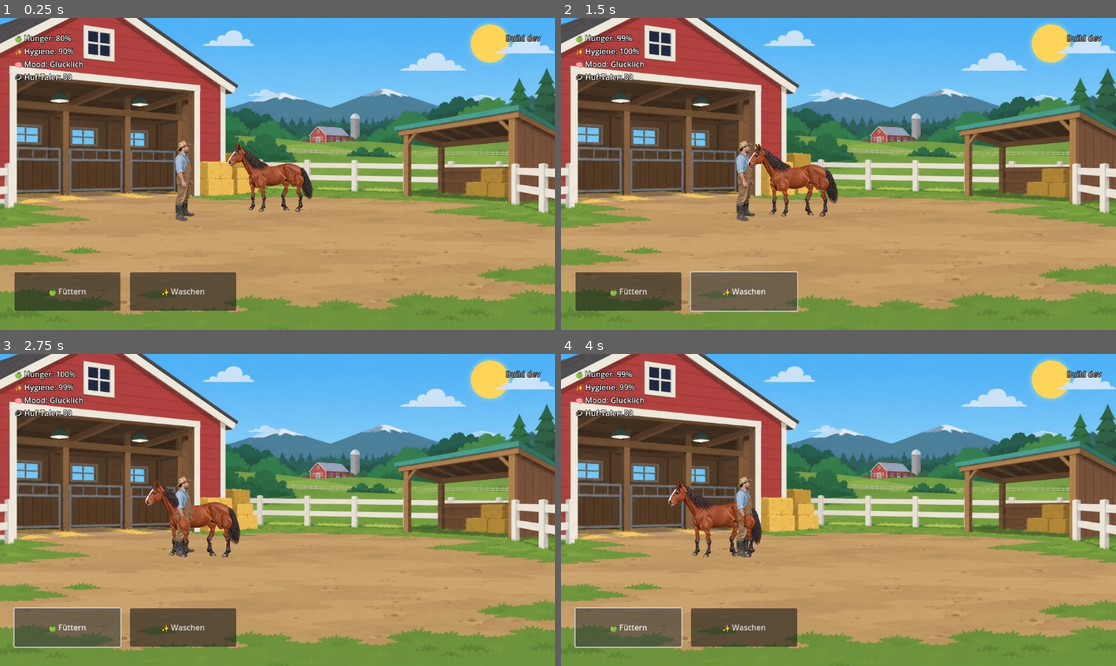
Above: before the commit, frames 1-4 (two rows, left to right).
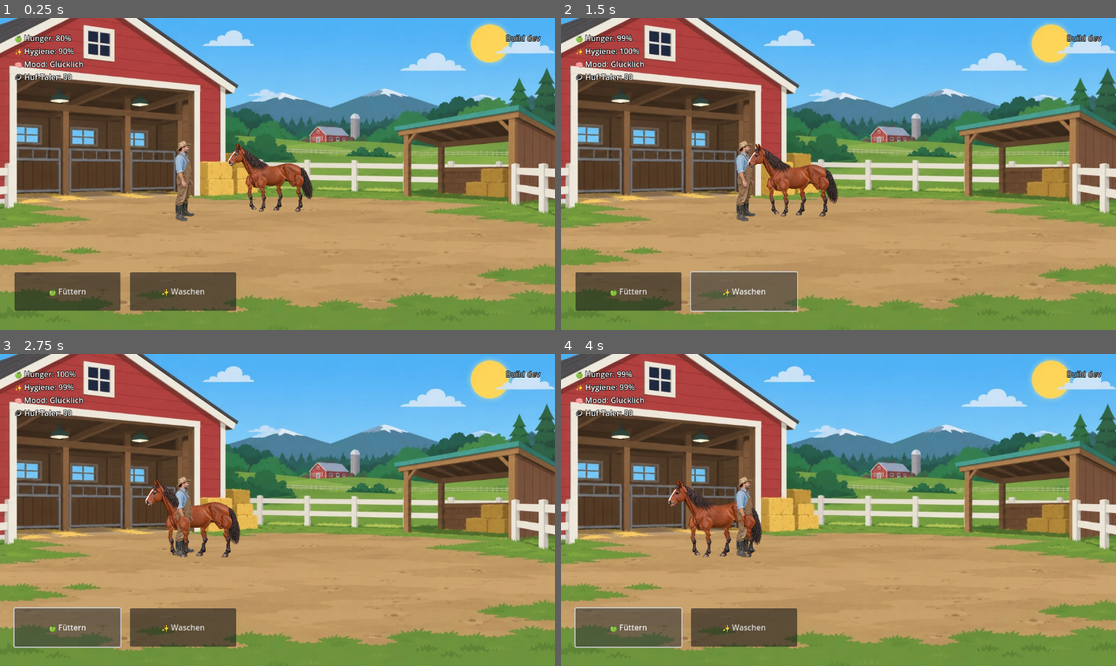
Above: after the commit, the same moments.

Repository: marceldubrig-hash/Pferd-und-Steve
Game: Godot game, scene res://scenes/main.tscn
The game is run twice, just before and just after one commit, with the same random seed, the same clock (stepped at 60 frames per second) and the same inputs.
Inputs:
- Up to frame 1 (0.25 s): no input
- Up to frame 2 (1.5 s): click "🍏 Füttern" at 0.5 s; click "✨ Waschen" at 1.25 s
- Up to frame 3 (2.75 s): click "🍏 Füttern" at 2 s
- Up to frame 4 (4 s): click "✨ Waschen" at 2.75 s; click "🍏 Füttern" at 3.5 s

The runs differ from the first frame. In frame 1, 0.2% of the frame differs, in the area x 44-53%, y 50-62%; in frame 2, 0.3%; in frame 3, 0.3%; in frame 4, 0.3%, in the area x 22-32%, y 51-66%.

Commit message:
Fix far-side legs mounted backwards
Both far legs (HindFar, FrontFar) used the sheets' right-column chains,
which are authored as the opposite-side view: their hock/knee bulges and
hooves face the other way than the near chains. In the assembled rig the
far legs therefore bent forwards - most visible on the far hind leg.

Mirror each far leg chain once at its leg root (scale.x = -0.5, same
mechanism as the whole-rig LEFT/RIGHT mirror) and shift the root x so the
hoof keeps its ground position. Negate the six far-leg walk rotation
tracks so the mirrored chains keep swinging in their diagonal pairs.

No asset bytes changed; transforms and animation values only.

Diff:
--- a/scenes/horse_cutout_rig.tscn
+++ b/scenes/horse_cutout_rig.tscn
@@ -367,7 +367,7 @@
 "times": PackedFloat32Array(0, 0.34, 0.64, 0.94, 1.2),
 "transitions": PackedFloat32Array(1, 1, 1, 1, 1),
 "update": 0,
-"values": [0.0, 0.0872665, 0.0, -0.0698132, 0.0]
+"values": [0.0, -0.0872665, 0.0, 0.0698132, 0.0]
 }
 tracks/2/type = "value"
 tracks/2/imported = false
@@ -379,7 +379,7 @@
 "times": PackedFloat32Array(0, 0.3, 0.6, 0.9, 1.2),
 "transitions": PackedFloat32Array(1, 1, 1, 1, 1),
 "update": 0,
-"values": [0.0, -0.0872665, 0.0, 0.10472, 0.0]
+"values": [0.0, 0.0872665, 0.0, -0.10472, 0.0]
 }
 tracks/3/type = "value"
 tracks/3/imported = false
@@ -415,7 +415,7 @@
 "times": PackedFloat32Array(0, 0.34, 0.64, 0.94, 1.2),
 "transitions": PackedFloat32Array(1, 1, 1, 1, 1),
 "update": 0,
-"values": [0.0, -0.10472, 0.0, 0.0872665, 0.0]
+"values": [0.0, 0.10472, 0.0, -0.0872665, 0.0]
 }
 tracks/6/type = "value"
 tracks/6/imported = false
@@ -427,7 +427,7 @@
 "times": PackedFloat32Array(0, 0.3, 0.6, 0.9, 1.2),
 "transitions": PackedFloat32Array(1, 1, 1, 1, 1),
 "update": 0,
-"values": [0.0, 0.10472, 0.0, -0.139626, 0.0]
+"values": [0.0, -0.10472, 0.0, 0.139626, 0.0]
 }
 tracks/7/type = "value"
 tracks/7/imported = false
@@ -463,7 +463,7 @@
 "times": PackedFloat32Array(0, 0.34, 0.64, 0.94, 1.2),
 "transitions": PackedFloat32Array(1, 1, 1, 1, 1),
 "update": 0,
-"values": [0.0, 0.0523599, 0.0, -0.0349066, 0.0]
+"values": [0.0, -0.0523599, 0.0, 0.0349066, 0.0]
 }
 tracks/10/type = "value"
 tracks/10/imported = false
@@ -475,7 +475,7 @@
 "times": PackedFloat32Array(0, 0.3, 0.6, 0.9, 1.2),
 "transitions": PackedFloat32Array(1, 1, 1, 1, 1),
 "update": 0,
-"values": [0.0, -0.0523599, 0.0, 0.0698132, 0.0]
+"values": [0.0, 0.0523599, 0.0, -0.0698132, 0.0]
 }
 tracks/11/type = "value"
 tracks/11/imported = false
@@ -596,8 +596,8 @@
 texture = SubResource("AtlasTexture_front_left_hoof")
 
 [node name="HindFar" type="Node2D" parent="."]
-position = Vector2(-262, -77)
-scale = Vector2(0.5, 0.5)
+position = Vector2(-142.462, -77)
+scale = Vector2(-0.5, 0.5)
 z_index = -1
 
 [node name="Upper" type="Sprite2D" parent="HindFar"]
@@ -619,8 +619,8 @@
 texture = SubResource("AtlasTexture_hind_right_hoof")
 
 [node name="FrontFar" type="Node2D" parent="."]
-position = Vector2(247, -53)
-scale = Vector2(0.5, 0.5)
+position = Vector2(345.578, -53)
+scale = Vector2(-0.5, 0.5)
 z_index = -1
 
 [node name="Upper" type="Sprite2D" parent="FrontFar"]
